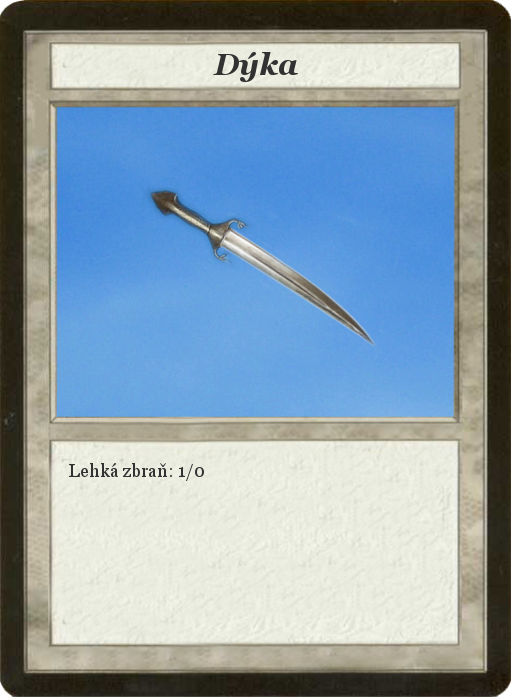
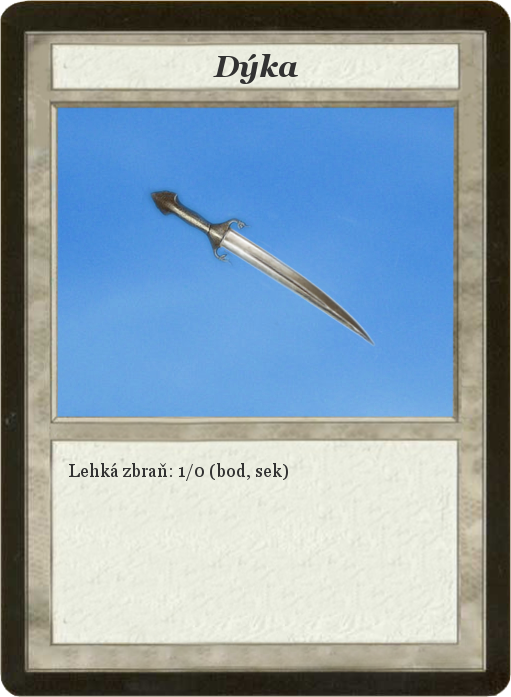
Before/after of a 511 x 697 layered artwork. What changed in the layer stack:
painted on "Dýka" over [213, 52, 298, 84]
renamed "Lehká zbraň: 1/0" to "Lehká zbraň: 1/0 (bod, sek)", painted on it over [70, 463, 288, 481]
painted on "Card" over [0, 0, 511, 697]
